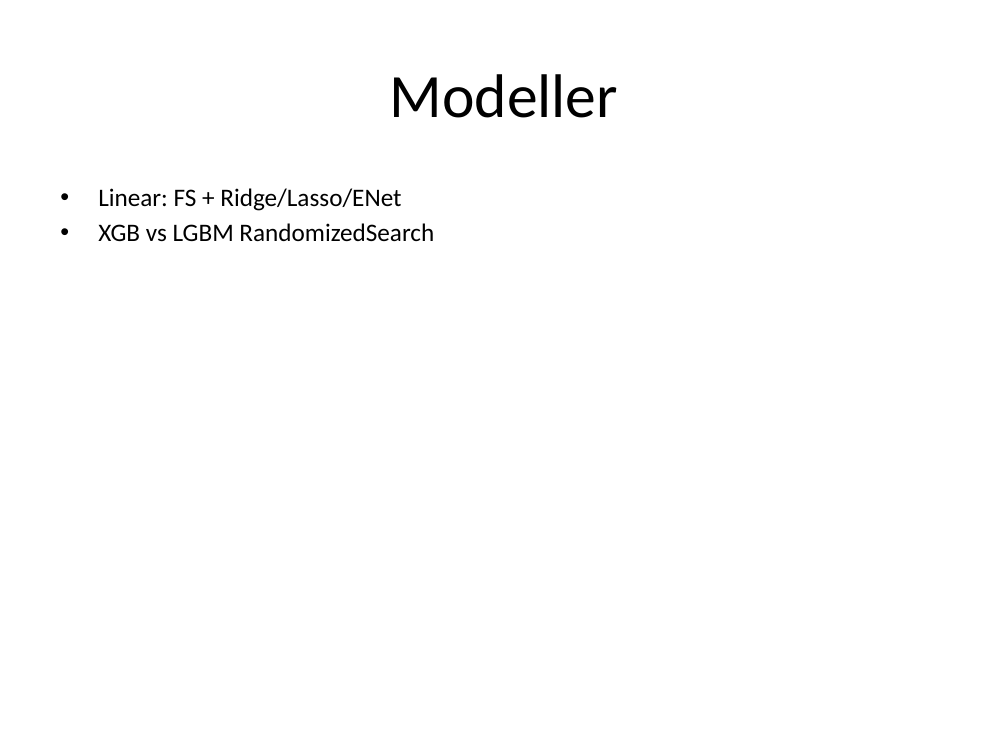
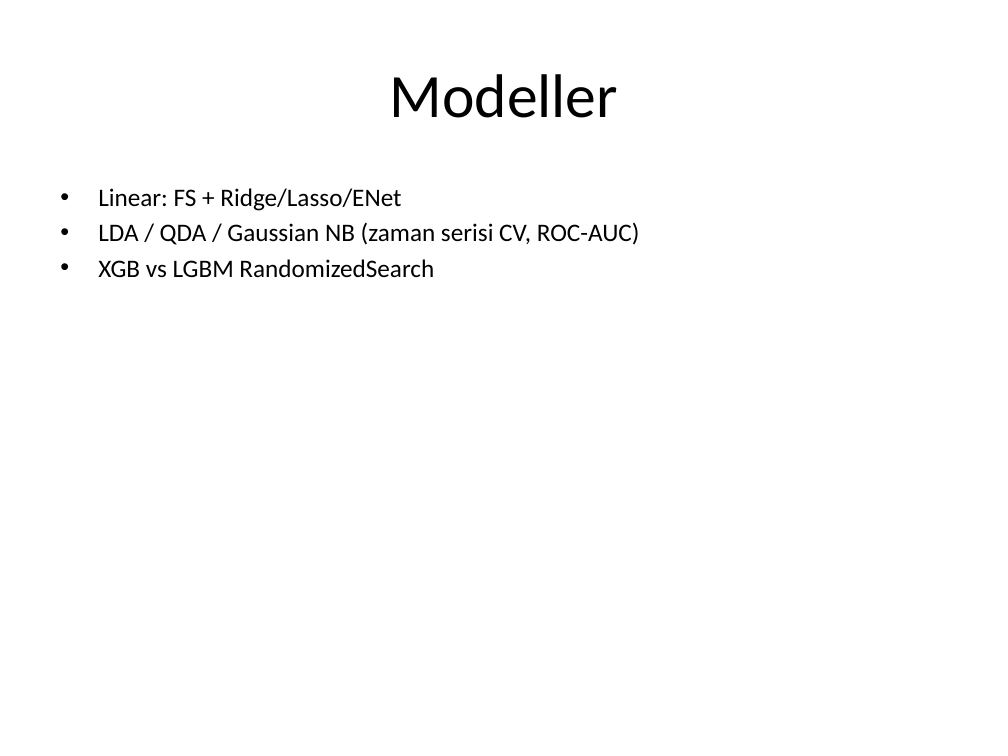
Before and after one commit to steetstyle/home-work-ml, a slide deck: slide 4 of presentation_soyad.pptx. Drawn at 1008x756 pixels with LibreOffice and Linux fonts; fonts in the diff are those of the drawing. Boxes give left, top, right and bottom in pixels: in the first picture for what was removed or moved away, otherwise in the second. Text is boxed around its words. In the diff, an @@ line names an element or a change of style, - is before the commit and + after.

```diff
--- a/presentation_soyad.pptx
+++ b/presentation_soyad.pptx
@@ text at [98, 222, 640, 245]: paragraph added @@
+• LDA / QDA / Gaussian NB (zaman serisi CV, ROC-AUC)
```
Also in this commit, not shown: 6 other files.
